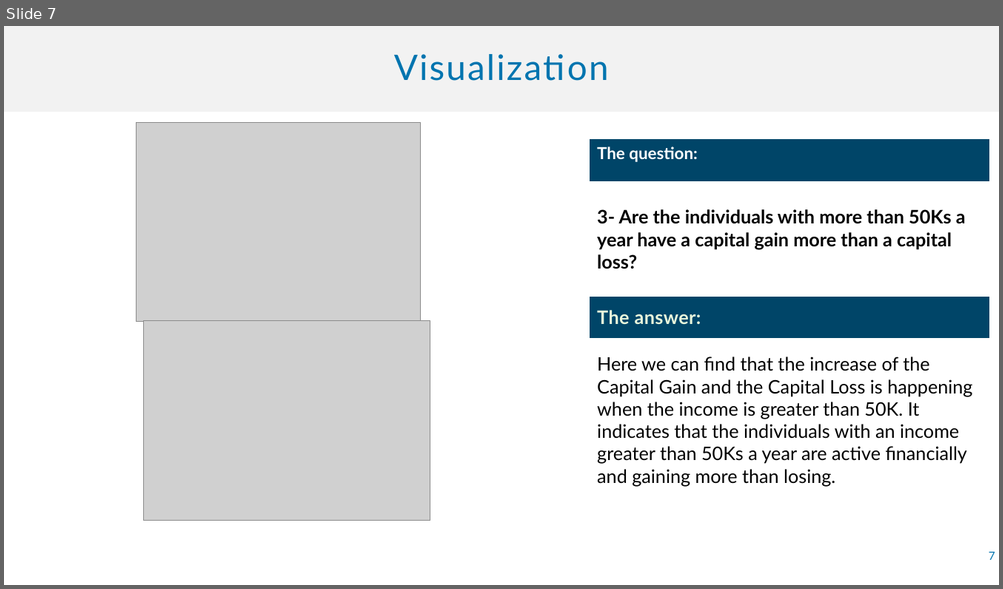
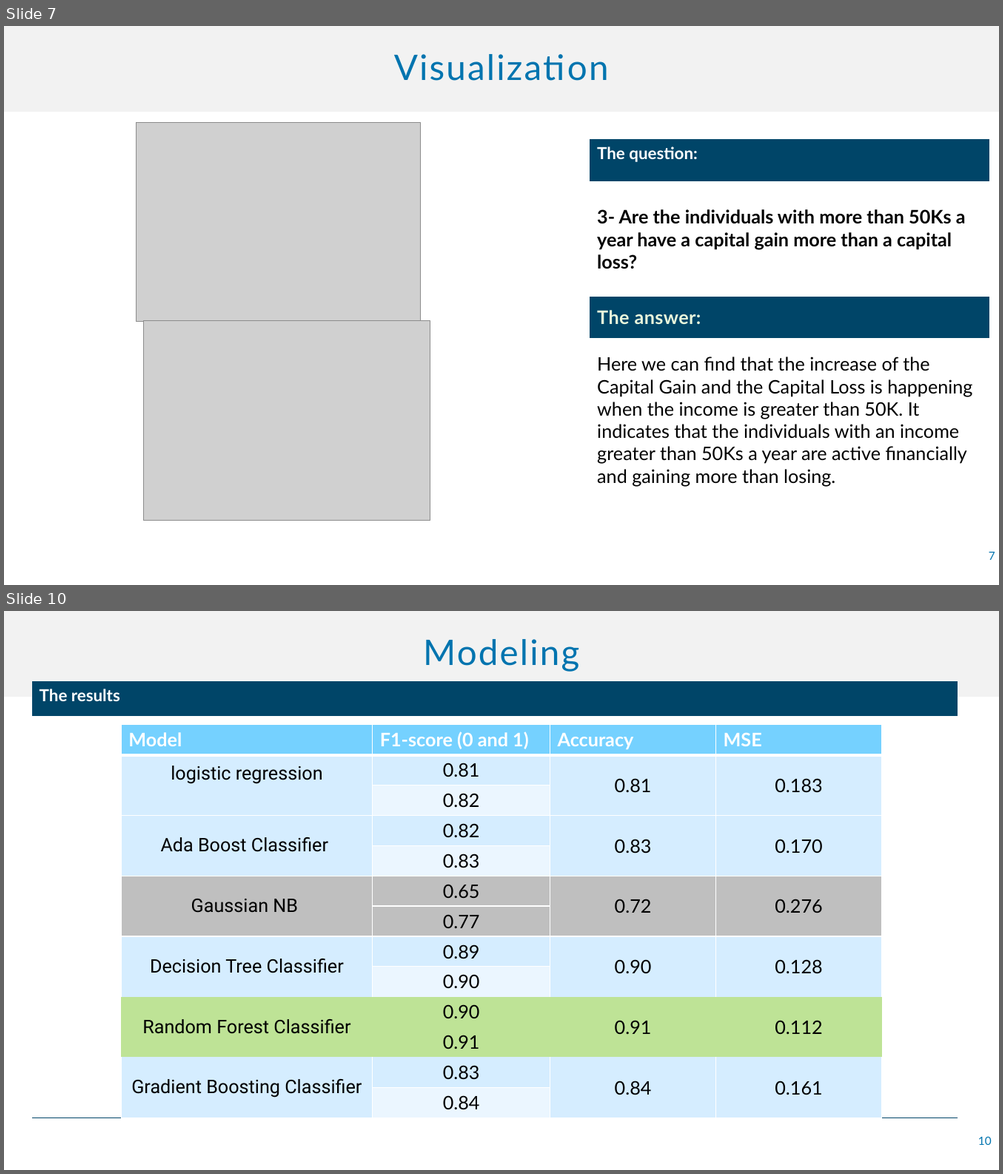
Before and after one commit to alihht/Tuwaiq_project, a slide deck: A Tuwaiq Data Science Bootcamp Project.pptx. Shown one above the other, each under a label of ours: slide 7 before the commit, slides 7 and 10 after it; the slides between them are not shown. The pictures are 1003x589 and 1003x1174 pixels, drawn with LibreOffice and Linux fonts; fonts in the diff are those of the drawing; grey boxes stand for pictures. Boxes give left, top, right and bottom in pixels: in the first picture for what was removed or moved away, otherwise in the second. Text is boxed around its words. In the diff, an @@ line names an element or a change of style, - is before the commit and + after.

```diff
--- a/A Tuwaiq Data Science Bootcamp Project.pptx
+++ b/A Tuwaiq Data Science Bootcamp Project.pptx
@@ slide 10 added at (x1=4, y1=611, x2=999, y2=1170), background #FFFFFF @@
@@ title added at (x1=423, y1=639, x2=579, y2=672), 34 pt, text #0074AF @@
+Modeling
@@ table added at (x1=31, y1=682, x2=957, y2=1119), 2 rows, 1 columns @@
+The results
+
@@ table added at (x1=121, y1=725, x2=882, y2=1119), 13 rows, 4 columns @@
+Model | F1-score (0 and 1) | Accuracy | MSE
+logistic regression | 0.81 | 0.81 | 0.183
+ | 0.82 |  | 
+Ada Boost Classifier | 0.82 | 0.83 | 0.170
+ | 0.83 |  | 
+Gaussian NB | 0.65 | 0.72 | 0.276
+ | 0.77 |  | 
+Decision Tree Classifier | 0.89 | 0.90 | 0.128
+ | 0.90 |  | 
+Random Forest Classifier | 0.90 | 0.91 | 0.112
+ | 0.91 |  | 
+Gradient Boosting Classifier | 0.83 | 0.84 | 0.161
+ | 0.84 |  | 
@@ page number added at (x1=978, y1=1137, x2=991, y2=1145), 11 pt, text #0074AF @@
+10
```
Also in this commit, not shown: 5 other slides added.
